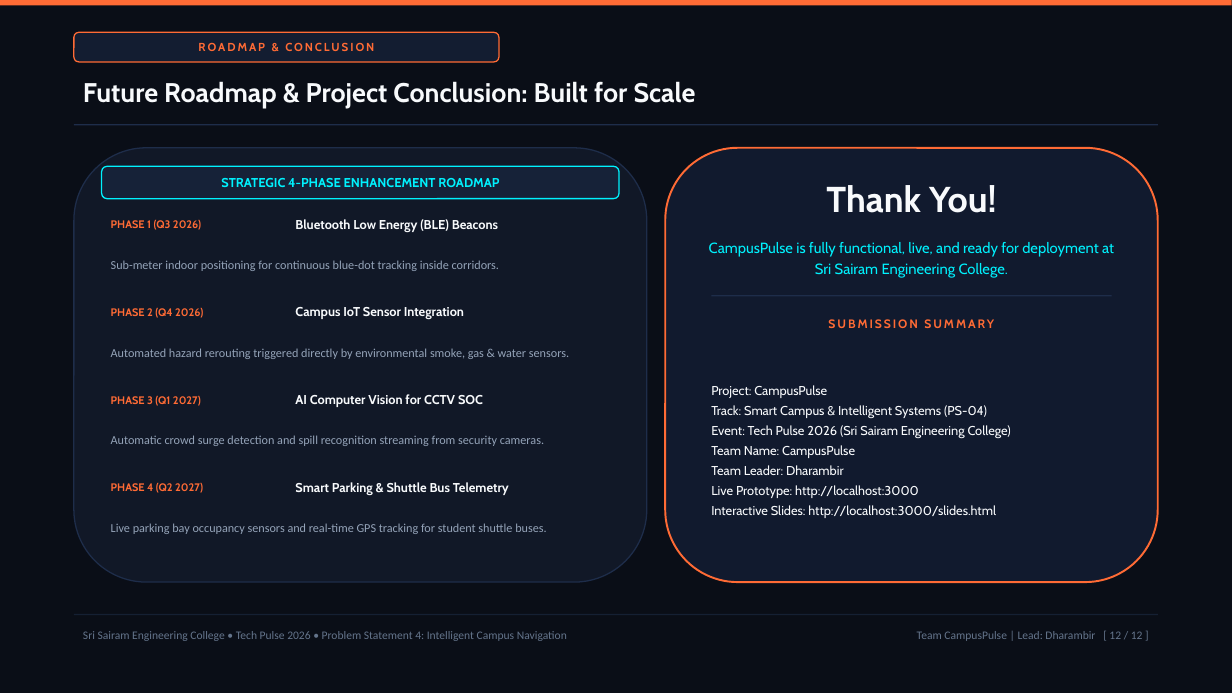
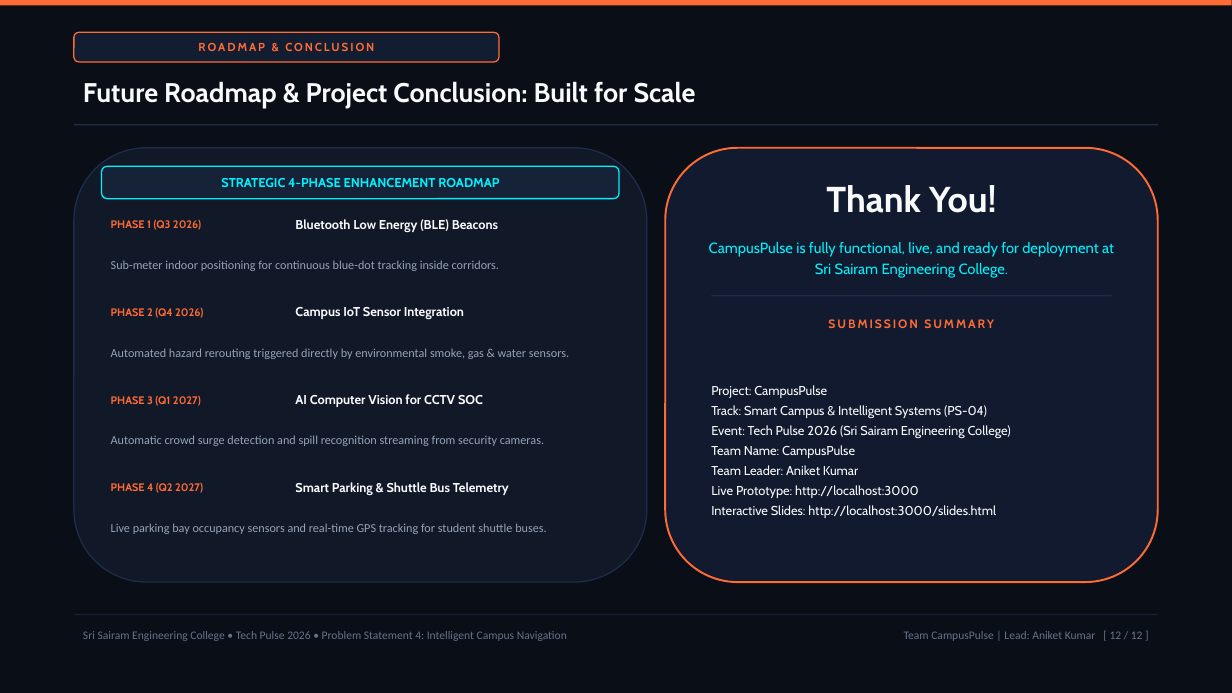
Before and after one commit to AniketKumar0101/CampusPulse, a slide deck: slide 12 of public/CampusPulse_TechPulse2026_Submission.pptx. Drawn at 1232x693 pixels with LibreOffice and Linux fonts; fonts in the diff are those of the drawing. Boxes give left, top, right and bottom in pixels: in the first picture for what was removed or moved away, otherwise in the second. Text is boxed around its words. In the diff, an @@ line names an element or a change of style, - is before the commit and + after.

Commit message:
Update team leader name to Aniket Kumar across pitch deck and configuration

```diff
--- a/public/CampusPulse_TechPulse2026_Submission.pptx
+++ b/public/CampusPulse_TechPulse2026_Submission.pptx
@@ text at bbox=[711, 465, 858, 475]: text changed @@
-Team Leader: Dharambir
+Team Leader: Aniket Kumar
@@ text at bbox=[904, 631, 1143, 641]: text changed @@
-Team CampusPulse | Lead: Dharambir [ 12 / 12 ]
+Team CampusPulse | Lead: Aniket Kumar [ 12 / 12 ]
```
Also in this commit, not shown: 11 other slides changed, 3 other files.
